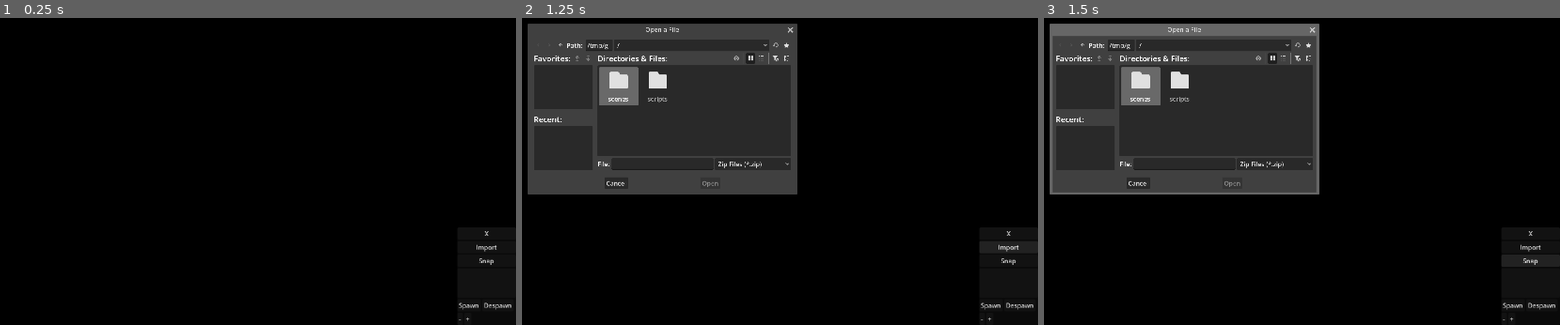
Above: before the commit, frames 1-3 (left to right).
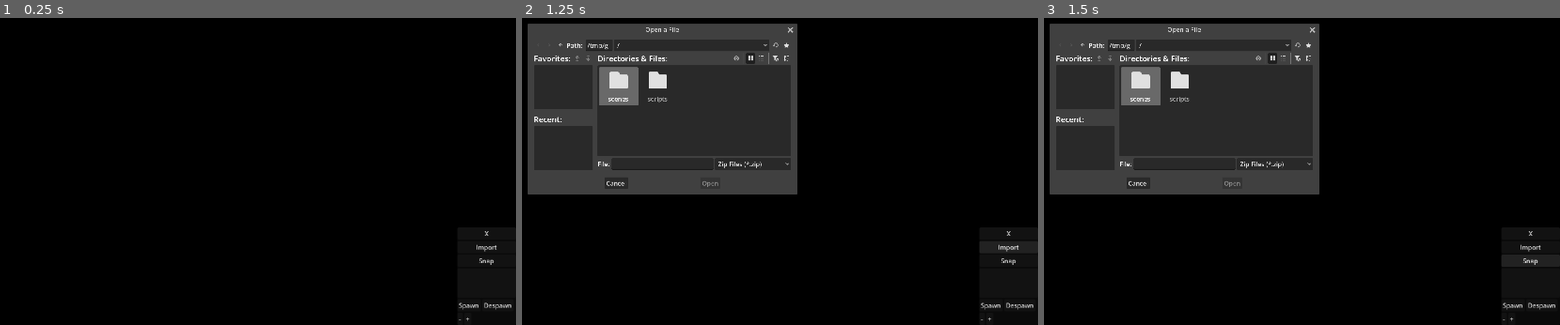
Above: after the commit, the same moments.

Repository: RussellWA/DeskPoke
Game: Godot game, scene res://scenes/main.tscn
The game is run twice, just before and just after one commit, with the same random seed, the same clock (stepped at 60 frames per second) and the same inputs.
Inputs:
- Up to frame 1 (0.25 s): no input
- Up to frame 2 (1.25 s): click "Import" at 0.5 s
- Up to frame 3 (1.5 s): click "Snap" at 1.25 s

Frames 1-2 are identical in both runs. In frame 3, 2.9% of the frame differs, in the area x 1-54%, y 1-58%.

Commit message:
fix: Sprite passthrough

Diff:
--- a/scenes/main.tscn
+++ b/scenes/main.tscn
@@ -23,6 +23,7 @@
 borderless = true
 always_on_top = true
 transparent = true
+unfocusable = true
 script = ExtResource("4_tbgi4")
 
 [node name="CanvasLayer" type="CanvasLayer" parent="UIWindow" unique_id=17504988]
--- a/scripts/desktop_controller.gd
+++ b/scripts/desktop_controller.gd
@@ -5,12 +5,16 @@
 var last_poly: PackedVector2Array = []
 
 func _ready() -> void:
+	var window = get_window()
 	var current_screen = DisplayServer.window_get_current_screen()
 	desktop_rect = DisplayServer.screen_get_usable_rect(current_screen)
-	get_window().position = desktop_rect.position
-	get_window().size = desktop_rect.size
-	get_window().transparent = true
-	get_window().transparent_bg = true
+
+	window.mode = Window.MODE_WINDOWED
+	window.borderless = true
+	window.transparent = true
+	window.transparent_bg = true
+	window.always_on_top = true
+	window.unfocusable = true
 
 
 func get_left_boundary() -> float:
@@ -43,26 +47,37 @@
 	var has_hub = false
 
 	for pet in active_pets:
-		var coll = pet.get_node_or_null("CollisionShape2D")
-		if coll and coll.shape is RectangleShape2D:
-			var rect_size = coll.shape.size * pet.global_scale
-			var center_pos = coll.global_position
+		var sprite = pet.get_node_or_null("AnimatedSprite2D")
 
-			var tl = (center_pos - (rect_size / 2.0)).round()
-			var tr = (tl + Vector2(rect_size.x, 0)).round()
-			var br = (tl + rect_size).round()
-			var bl = (tl + Vector2(0, rect_size.y)).round()
+		if sprite and sprite.sprite_frames:
+			var texture = sprite.sprite_frames.get_frame_texture(sprite.animation, sprite.frame)
 
-			if not has_hub:
-				hub_point = tl
-				has_hub = true
+			if texture:
+				var tex_size = texture.get_size()
+				var offset = sprite.offset
 
-			poly.append(tl)
-			poly.append(tr)
-			poly.append(br)
-			poly.append(bl)
-			poly.append(tl)
-			poly.append(hub_point) # Trace back to hub so multiple pets connect!
+				if sprite.centered:
+					offset -= tex_size / 2.0
+
+				var top_left = sprite.global_position + (offset * sprite.global_scale)
+				var rect_size = tex_size * sprite.global_scale
+
+				var top_right = top_left + Vector2(rect_size.x, 0)
+				var bottom_right = top_left + rect_size
+				var bottom_left = top_left + Vector2(0, rect_size.y)
+
+				if not has_hub:
+					hub_point = top_left
+					has_hub = true
+
+				poly.append(top_left)
+				poly.append(top_right)
+				poly.append(bottom_right)
+				poly.append(bottom_left)
+
+				# Close the square, and trace a zero-width line back to the Hub
+				poly.append(top_left)
+				poly.append(hub_point)
 
 	# Clean the array to prevent Windows crashes
 	var clean_poly = PackedVector2Array()
